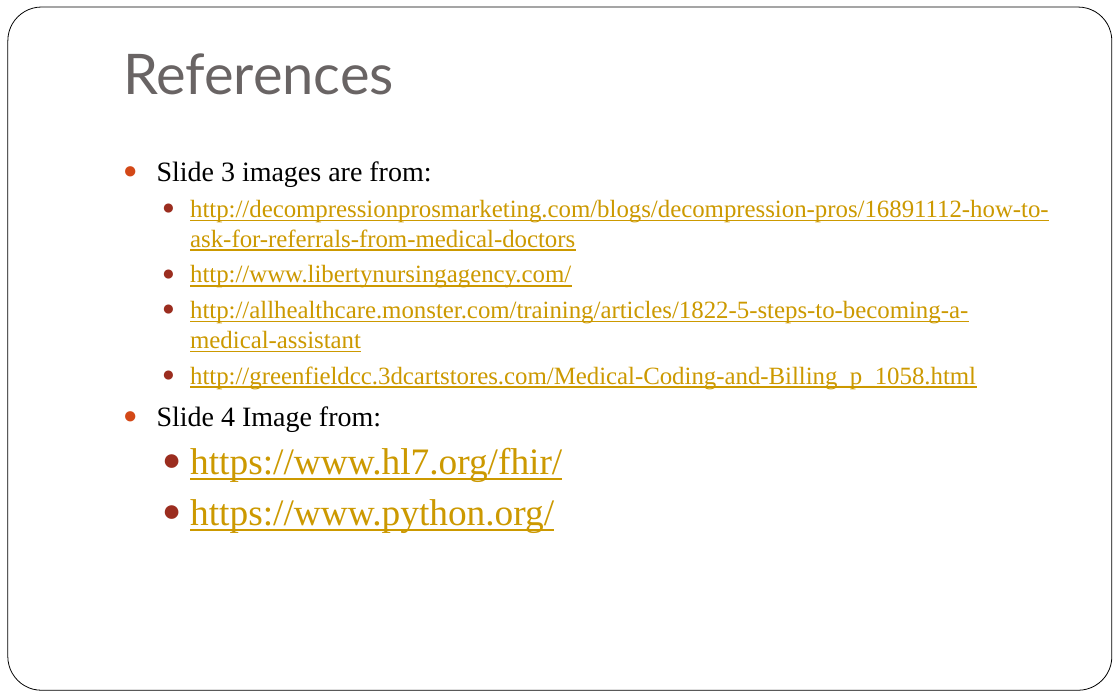
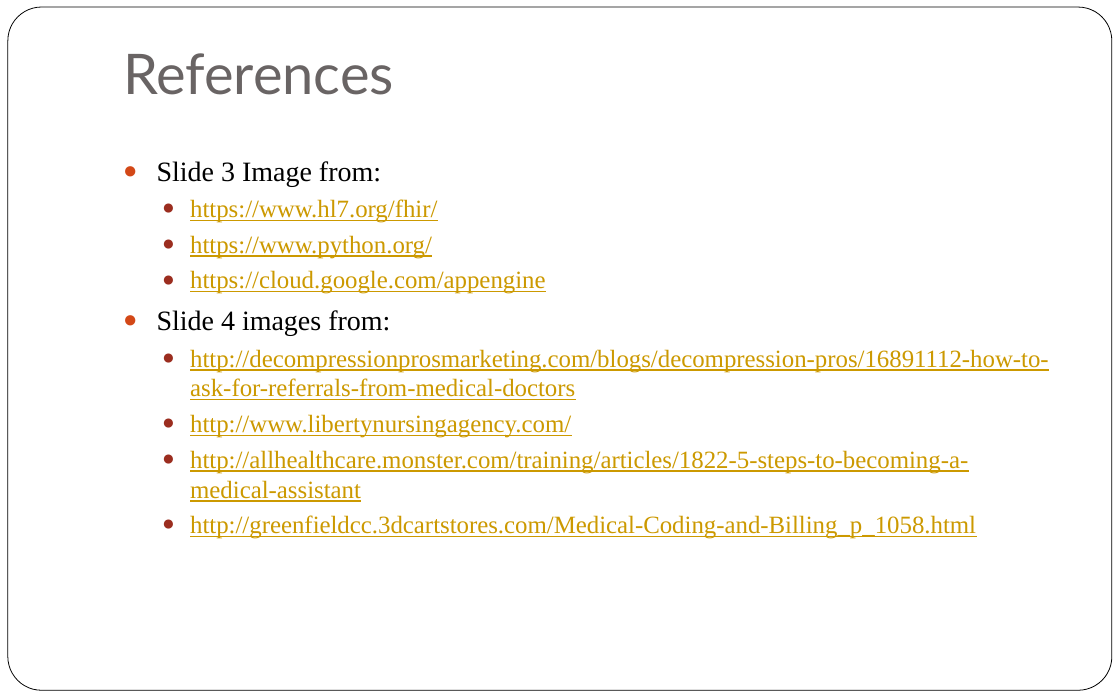
Before and after one commit to AnjaGuillory/FHIRED_Up, a slide deck: slide 13 of Team Deliverable 2/Technical Presentation - FHIRed Up.pptx. Drawn at 1120x700 pixels with LibreOffice and Linux fonts; fonts in the diff are those of the drawing. Boxes give left, top, right and bottom in pixels: in the first picture for what was removed or moved away, otherwise in the second. Text is boxed around its words. In the diff, an @@ line names an element or a change of style, - is before the commit and + after.

```diff
--- a/Team Deliverable 2/Technical Presentation - FHIRed Up.pptx
+++ b/Team Deliverable 2/Technical Presentation - FHIRed Up.pptx
@@ text at [157, 161, 545, 336]: text changed; size 18 to 16 pt; text colour #000000 to #CC9900 @@
-● Slide 3 images are from:
+● Slide 3 Image from:
+  ● https://www.hl7.org/fhir/
+  ● https://www.python.org/
+  ● https://cloud.google.com/appengine
+● Slide 4 images from:
@@ text at [157, 406, 562, 532]: paragraphs removed @@
-● Slide 4 Image from:
-  ● https://www.hl7.org/fhir/
-  ● https://www.python.org/
```
Also in this commit, not shown: 1 slide added, 1 slide removed.
